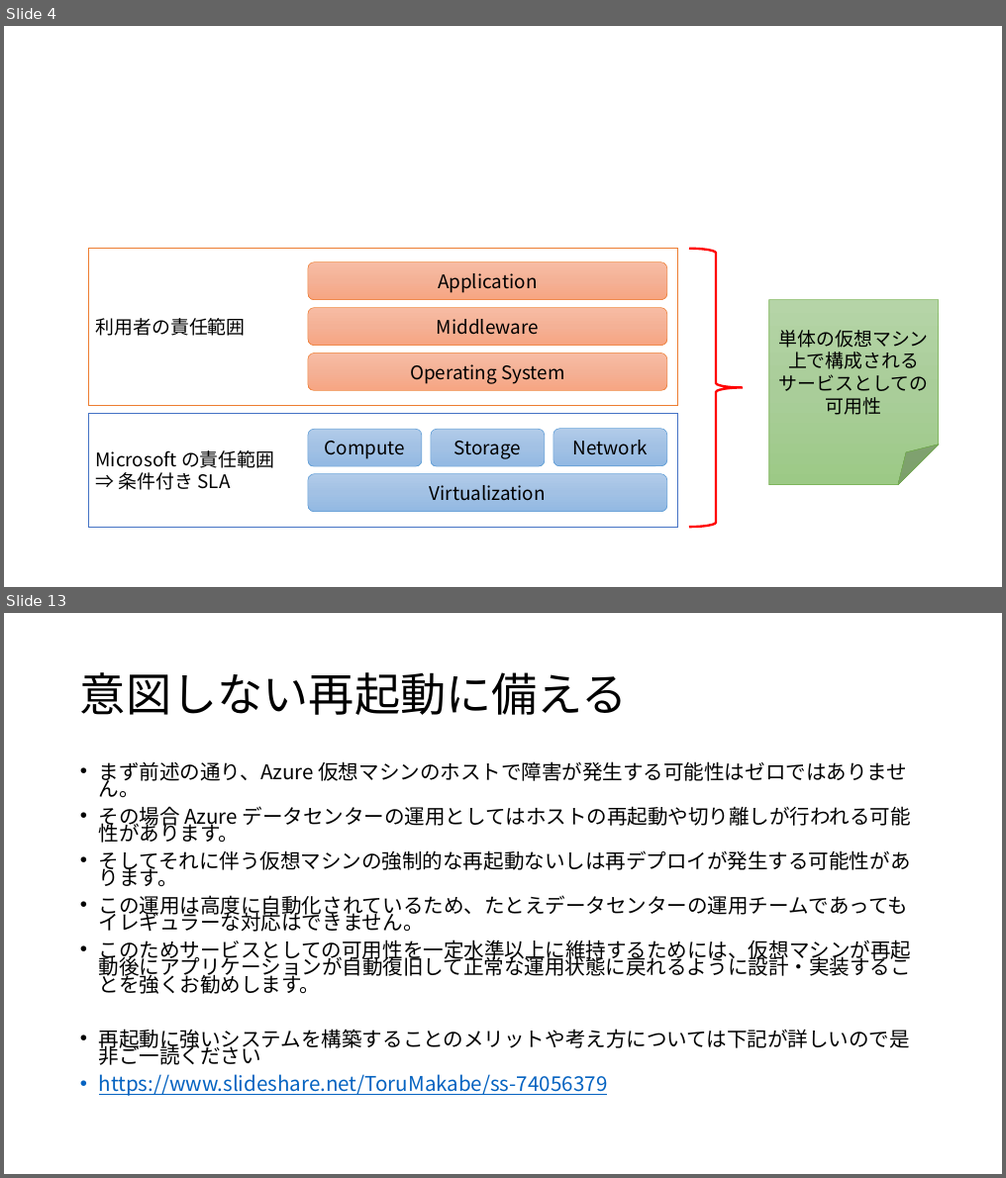
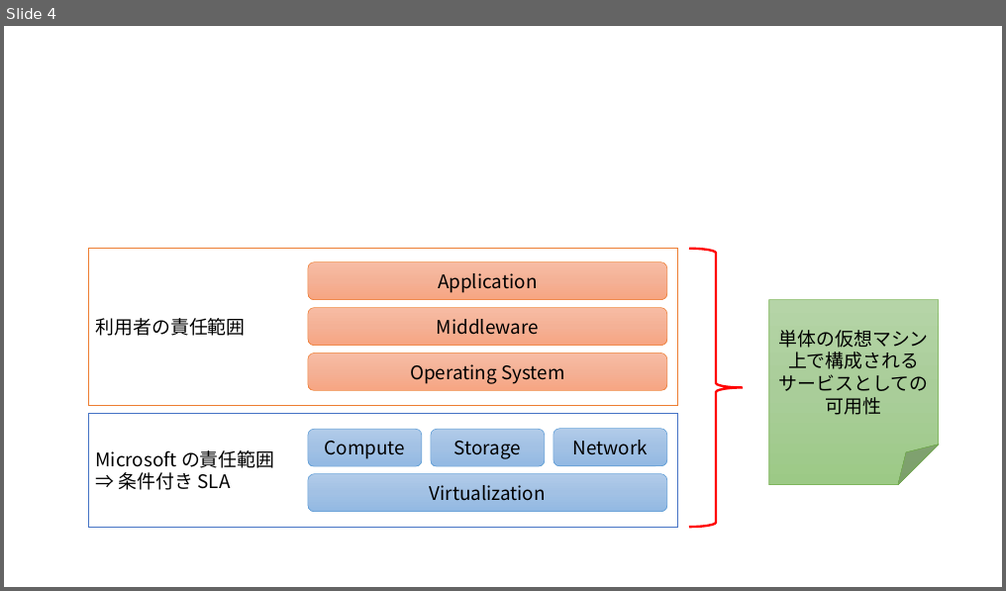
Before and after one commit to ayuina/ainaba-csa-blog, a slide deck: azure-vm-availability/images/figures.pptx. Shown one above the other, each under a label of ours: slides 4 and 13 before the commit, slide 4 after it; the slides between them are not shown. The pictures are 1006x1178 and 1006x591 pixels, drawn with LibreOffice and Linux fonts; fonts in the diff are those of the drawing. Boxes give left, top, right and bottom in pixels: in the first picture for what was removed or moved away, otherwise in the second. Text is boxed around its words. In the diff, an @@ line names an element or a change of style, - is before the commit and + after.

```diff
--- a/azure-vm-availability/images/figures.pptx
+++ b/azure-vm-availability/images/figures.pptx
@@ slide 13 removed at [4, 613, 1002, 1174], background #FFFFFF @@
@@ title removed at [80, 672, 628, 715] @@
-意図しない再起動に備える
@@ text removed at [99, 761, 911, 1096] @@
-• まず前述の通り、Azure 仮想マシンのホストで障害が発生する可能性はゼロではありません。
-• その場合 Azure データセンターの運用としてはホストの再起動や切り離しが行われる可能性があります。
-• そしてそれに伴う仮想マシンの強制的な再起動ないしは再デプロイが発生する可能性があります。
-• この運用は高度に自動化されているため、たとえデータセンターの運用チームであってもイレギュラーな対応はできません。
-• このためサービスとしての可用性を一定水準以上に維持するためには、仮想マシンが再起動後にアプリケーションが自動復旧して正常な運用状態に戻れるように設計・実装することを強くお勧めします。
-• 再起動に強いシステムを構築することのメリットや考え方については下記が詳しいので是非ご一読ください
-• https://www.slideshare.net/ToruMakabe/ss-74056379
```
Also in this commit, not shown: 3 slides changed, 24 other slides removed, 7 other files.
